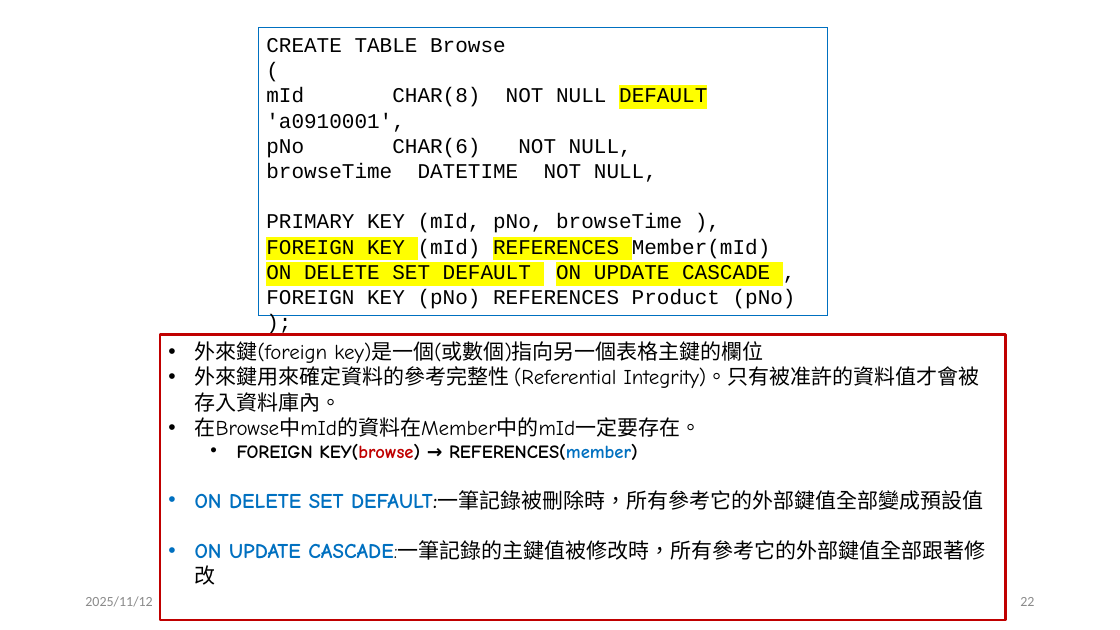
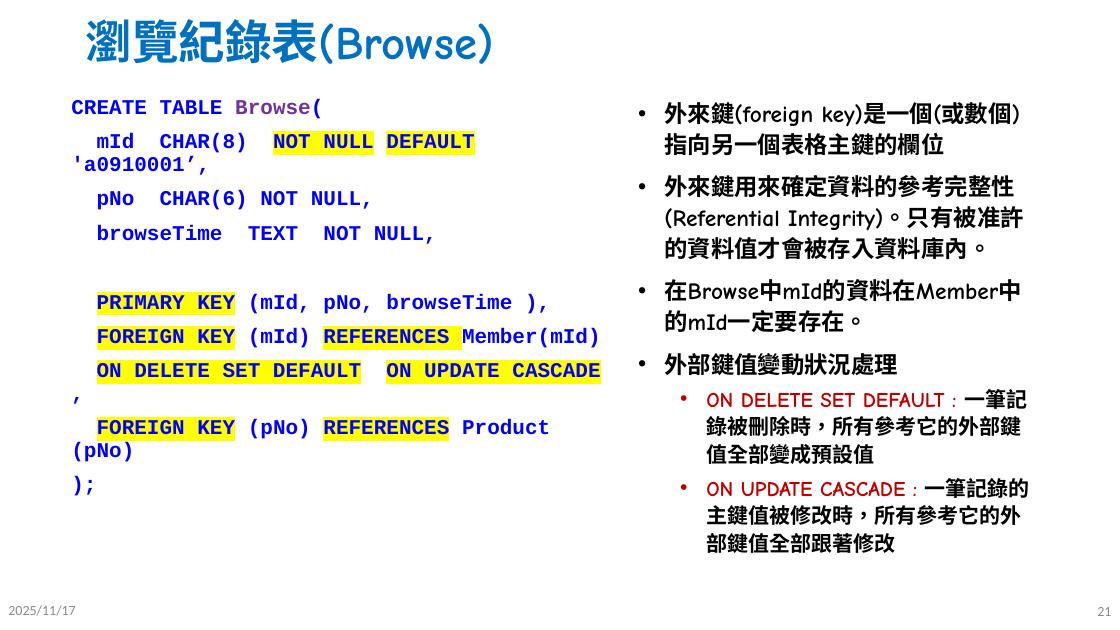
Before and after one commit to jc7qx/2025DB, a slide deck: slide 21 of slides/w10SQL1.pptx (slide 22 before the commit). Drawn at 1120x630 pixels with LibreOffice and Linux fonts; fonts in the diff are those of the drawing. Boxes give left, top, right and bottom in pixels: in the first picture for what was removed or moved away, otherwise in the second. Text is boxed around its words. In the diff, an @@ line names an element or a change of style, - is before the commit and + after.

```diff
--- a/slides/w10SQL1.pptx
+++ b/slides/w10SQL1.pptx
@@ title added at <box>85,19,494,64</box>, 40 pt, text #0070C0, bold @@
+瀏覽紀錄表(Browse)
@@ text "CREATE TABLE Browse(": place and size @@
-text "CREATE TABLE Browse(" at <box>258,28,828,316</box>
+text "CREATE TABLE Browse(" at <box>71,99,601,462</box>
@@ text "CREATE TABLE Browse(" at <box>71,99,601,462</box>: outline #0070C0 0.75 pt to none @@
@@ text at <box>71,99,474,153</box>: text changed; text colour #000000 to #0000FF; bold on @@
-CREATE TABLE Browse
-(
-mId CHAR(8) NOT NULL DEFAULT 'a0910001',
+CREATE TABLE Browse(
+mId CHAR(8) NOT NULL DEFAULT 'a0910001’,
@@ text "外來鍵(foreign key)是一個(或數個)指向另一個表格主鍵的欄位": place and size @@
-text "外來鍵(foreign key)是一個(或數個)指向另一個表格主鍵的欄位" at <box>160,334,1007,620</box>
+text "外來鍵(foreign key)是一個(或數個)指向另一個表格主鍵的欄位" at <box>664,102,1030,556</box>
@@ text "外來鍵(foreign key)是一個(或數個)指向另一個表格主鍵的欄位" at <box>664,102,1030,556</box>: outline #C00000 2.25 pt to none @@
@@ text at <box>664,102,1024,332</box>: size 18 to 20 pt, bold on in "外來鍵(foreign key)是一個(或數個)指向另一個表格主鍵的欄位", "外來鍵用來確定資料的參考完整性 (Referential Integrity)。只有被准許的資料值才會被存入資料庫內。", "在Browse中mId的資料在Member中的mId一定要存在。"; line spacing 1 to 1.1; more space between paragraphs @@
@@ text at <box>71,190,601,462</box>: text colour #000000 to #0000FF, bold on in "pNo CHAR(6) NOT NULL,", "PRIMARY KEY (mId, pNo, browseTime ),", "FOREIGN KEY (mId) REFERENCES Member(mId)", "ON DELETE SET DEFAULT ON UPDATE CASCADE ..." and 2 more places; highlight none to #FFFF00 in "PRIMARY KEY", "FOREIGN KEY REFERENCES"; line spacing 1 to 0.9; more space between paragraphs @@
@@ text at <box>97,225,437,244</box>: text changed; text colour #000000 to #0000FF; bold on @@
-browseTime DATETIME NOT NULL,
+browseTime TEXT NOT NULL,
@@ text at <box>664,353,1030,556</box>: text changed @@
-  • FOREIGN KEY(browse) → REFERENCES(member)
-• ON DELETE SET DEFAULT:一筆記錄被刪除時，所有參考它的外部鍵值全部變成預設值
-• ON UPDATE CASCADE:一筆記錄的主鍵值被修改時，所有參考它的外部鍵值全部跟著修改
+• 外部鍵值變動狀況處理
+  • ON DELETE SET DEFAULT : 一筆記錄被刪除時，所有參考它的外部鍵值全部變成預設值
+  • ON UPDATE CASCADE : 一筆記錄的主鍵值被修改時，所有參考它的外部鍵值全部跟著修改
@@ page number removed at <box>1020,597,1034,606</box> @@
-22
@@ text at <box>8,605,75,616</box>: text changed @@
-2025/11/12
+2025/11/17
@@ page number added at <box>1097,607,1111,616</box>, 12 pt, text #8C8C8C @@
+21
```
Also in this commit, not shown: 38 other slides changed, 9 slides added, 19 slides removed, 3 other files.
